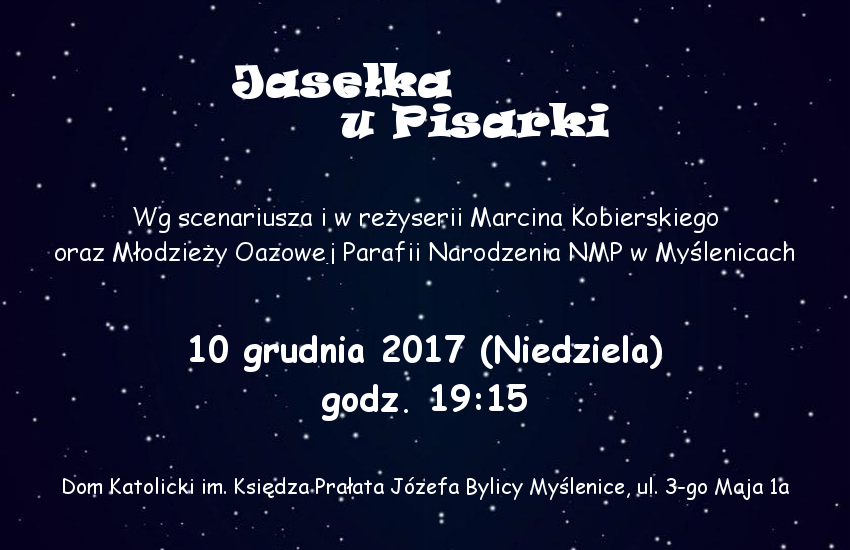
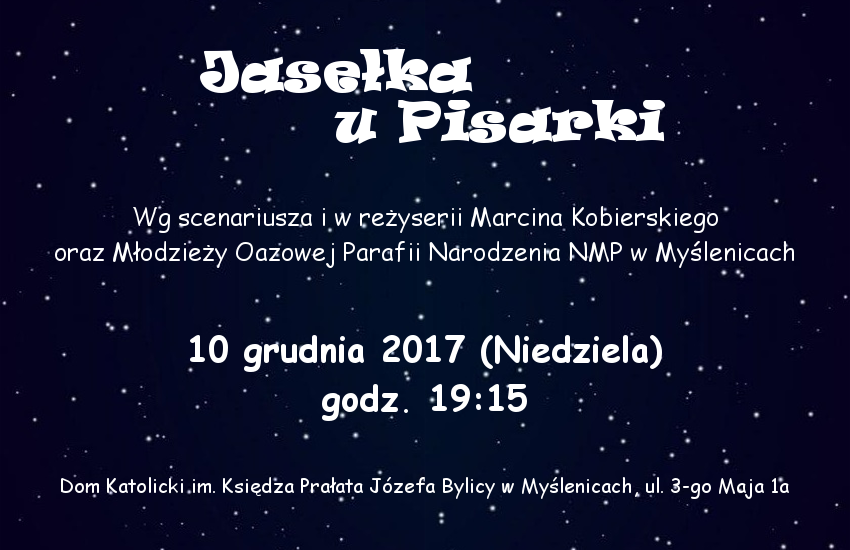
Layers edited between the first and the second 850px x 550px image:
painted on "Dom Katolicki im. Księdza Prał..." over [61, 477, 789, 500]
painted on "Wg scenariusza i w reżyserii M..." over [217, 264, 683, 268]
painted on "tytul" over [200, 49, 666, 144]
